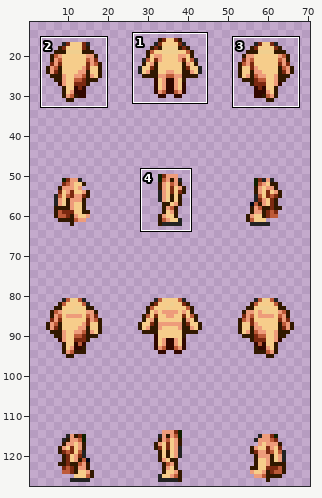
Two states of a sprite sheet, spriteData/11/adult/3.gif. Above: a wide view before the commit, with the close-up outlined.
Close-up. The starting point:
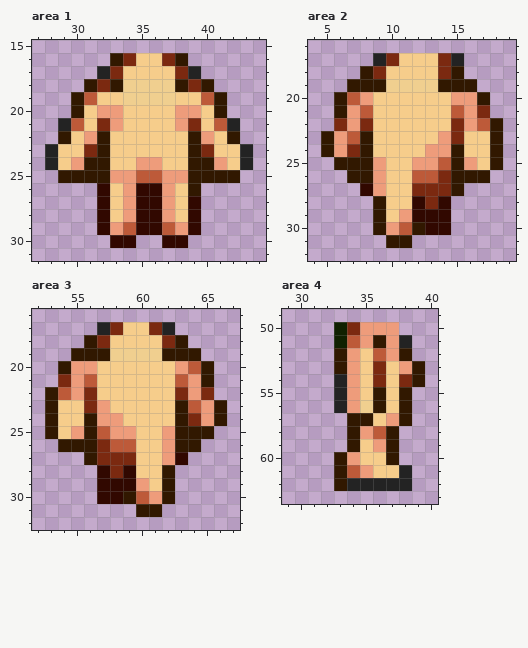
The file is 72x128 pixels. Colours within 5 levels of each other are drawn and written as one. Shown: area 1: x 27..44, y 15..31; area 2: x 4..19, y 16..32; area 3: x 52..67, y 16..32; area 4: x 29..40, y 49..63. The wide view leaves out empty margins. The commit also changed other parts of the picture, which this record leaves out.
Now the later version:
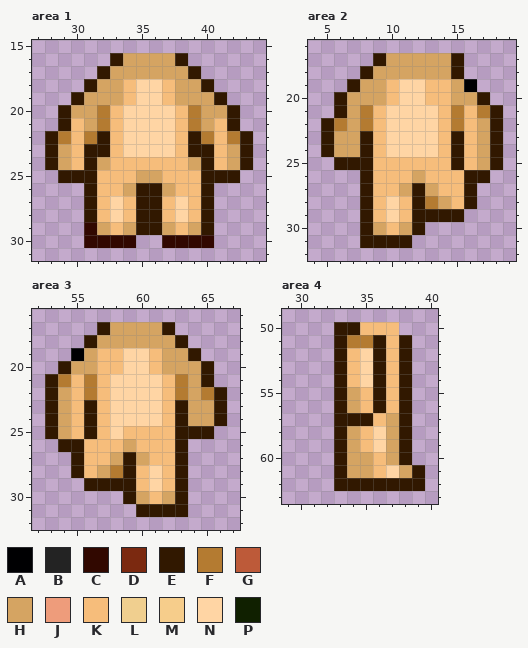
Palette (. is transparent): A #000002  B #232323  C #310800  D #7b2910  E #311800  F #b47b31  G #bd5a39  H #d5a462  J #ee9c7b  K #f6bd7b  L #f0cf8f  M #f6cd8b  N #ffd5a4  P #102000
Changes in this commit:
Changed rows in their new state; - is an unchanged pixel.
Area 1:
first column x 28:
16 ------HHHH------
17 ----EHHHHHHE----
18 ----HHKNNKHH----
19 ---HHHKNNKHHH---
20 -EHHFKNNNNKFHHE-
21 -EKHFKNNNNKFHKE-
22 EFKF-KNNNNK-FKFE
23 EHKE-KNNNNK-EKHE
24 EHK-HKKKKKKH-KHE
25 ----KKKHHKKK----
26 ---EKKHEEHKKE---
27 ---EKNKEEKNKE---
28 ---EKNKEEKNKE---
29 ---CHKHEEHKHE---
30 ---CC------CC---
Area 2:
first column x 5:
17 ----EHHHHHE---
18 ----HHHHHH----
19 ---HHKNNKKHA--
20 --HHHKNNKKHH--
21 --HFKNNNNKFKFE
22 EFHFKNNNNKFKH-
23 -HH-KNNNNKEKH-
24 -HH-KNNNNK-KH-
25 ----KKKKKK-KH-
26 --.-KKKHKKK---
27 ---EKKHEHKKE--
28 ---EKNKEFHKE--
29 ---EKNKEEEE---
30 ---EHKH-..----
31 ---EE---------
Area 3:
first column x 53:
17 ----EHHHHE----
18 ----HHHHHH----
19 --AHKKNNKHH---
20 --HHKKNNKHHH--
21 EFKFKNNNNKFH--
22 -HKFKNNNNKFHFE
23 -HKEKNNNNK-HH-
24 -HK-KNNNNK-HH-
25 -HK-KNKKKK----
26 ---KKKHKKK-.--
27 --EKKHEHKKE---
28 --EKHFEKNKE---
29 ---EEEEKNKE---
30 ----..-HKHE---
31 ---------EE---
Area 4:
first column x 33:
50 EEKKK--
51 EFF-KE-
52 -KNEK--
53 -KNEKE.
54 EKNEKE.
55 EHK-K--
56 EHK-K--
57 E--KH--
58 EHKNHE-
59 EHKNHE-
60 -HHKHE-
61 -HHKNHE
62 -EEEEEE
